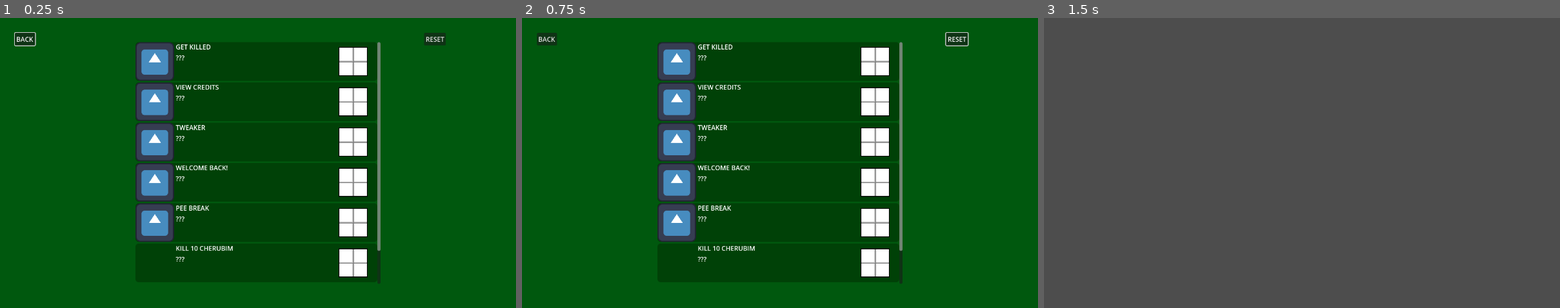
Above: before the commit, frames 1-3 (left to right).
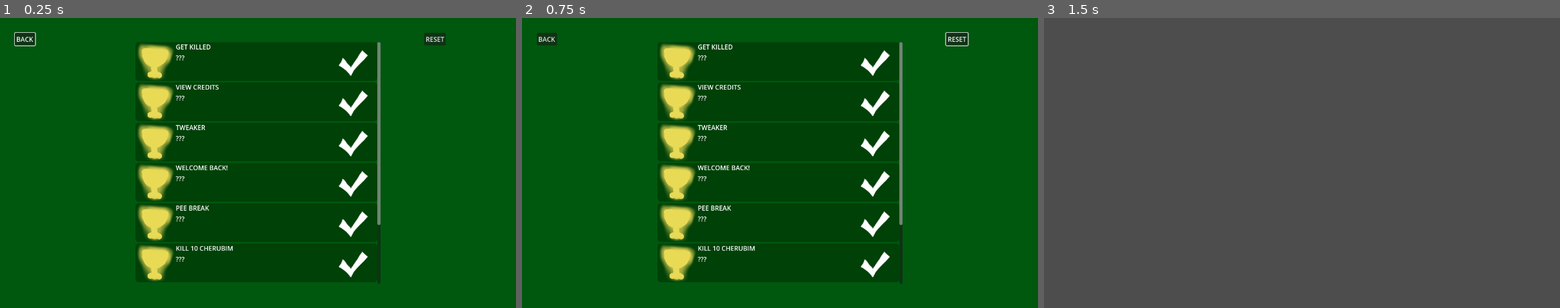
Above: after the commit, the same moments.

Repository: lucasrumney94/GodotGoneWild
Game: Godot game, scene res://UI/achievements_menu.tscn
Two runs of this game, one before a commit and one after it. Both use one fixed random seed, a clock stepped at 60 frames per second and the inputs below. This scene is started directly instead of the project's main scene. The engine's default icon, where the game draws it, is replaced by a stand-in: a white triangle on a blue panel in a dark square. A sky picture missing from this copy of the repository is replaced by a grey-blue gradient.
Inputs (mouse positions are in pixels of both pictures, inside the frame that each line leads up to):
- Up to frame 1 (0.25 s): no input
- Up to frame 2 (0.75 s): move the mouse to (893, 148) at 0.52 s; hold D (move_right) from 0.53 s (still down); click (893, 148) at 0.6 s
- Up to frame 3 (1.5 s): release D (move_right) at 1.25 s; click "BACK" at 1.25 s

The runs differ from the first frame. In frame 1, 8.3% of the frame differs, in the area x 26-74%, y 8-91%; in frame 2, 8.3%; in frame 3, nothing differs.

Commit message:
add check and trophy, add subone

Diff:
--- a/godot-wild-tower/Autoload/achievement_control.tscn
+++ b/godot-wild-tower/Autoload/achievement_control.tscn
@@ -8,10 +8,11 @@
 [ext_resource type="Resource" uid="uid://bg74tgdvosln8" path="res://UI/Achievements/Resources/view_options.tres" id="6_7cfo6"]
 [ext_resource type="Resource" uid="uid://bmijqpdsiwot7" path="res://UI/Achievements/Resources/play_twice.tres" id="7_kv655"]
 [ext_resource type="Resource" uid="uid://rqlim4er2gp8" path="res://UI/Achievements/Resources/pause_long.tres" id="8_0uayn"]
-[ext_resource type="Resource" path="res://UI/Achievements/Resources/kill_10_cherubs.tres" id="8_868mt"]
+[ext_resource type="Resource" uid="uid://csbrh5g32ripv" path="res://UI/Achievements/Resources/kill_10_cherubs.tres" id="8_868mt"]
 [ext_resource type="Resource" uid="uid://ctvd0pw2iwcs" path="res://UI/Achievements/Resources/view_stats.tres" id="10_14g8x"]
+[ext_resource type="Resource" uid="uid://bqsp1frvjk7ry" path="res://UI/Achievements/Resources/finish_sub_1.tres" id="11_t2t38"]
 
 [node name="AchievementControl" type="Node"]
 script = ExtResource("1_lvx2p")
 achievement_popup_scene = ExtResource("2_uwhnw")
-achievements = Array[ExtResource("3_wmop3")]([ExtResource("4_1sskk"), ExtResource("4_c77lf"), ExtResource("6_7cfo6"), ExtResource("7_kv655"), ExtResource("8_0uayn"), ExtResource("8_868mt"), ExtResource("10_14g8x")])
+achievements = Array[ExtResource("3_wmop3")]([ExtResource("4_1sskk"), ExtResource("4_c77lf"), ExtResource("6_7cfo6"), ExtResource("7_kv655"), ExtResource("8_0uayn"), ExtResource("8_868mt"), ExtResource("10_14g8x"), ExtResource("11_t2t38")])
--- a/godot-wild-tower/Autoload/game_events.gd
+++ b/godot-wild-tower/Autoload/game_events.gd
@@ -49,6 +49,9 @@
 
 
 func emit_level_finished_time(seconds: float):
+	if (seconds<60):
+		AchievementControl.earn_achievement("finish_sub_one")
+
 	level_finished_time.emit(seconds)
 	SaveControl.add_stat(MissionControl.current_level, "time", seconds)
 
--- /dev/null
+++ b/godot-wild-tower/UI/Achievements/Resources/finish_sub_1.tres
@@ -0,0 +1,15 @@
+[gd_resource type="Resource" script_class="Achievement" load_steps=3 format=3 uid="uid://bqsp1frvjk7ry"]
+
+[ext_resource type="Script" path="res://UI/Achievements/achievement.gd" id="1_37tgf"]
+[ext_resource type="Texture2D" uid="uid://cv1af46vlbwjd" path="res://UI/Image/trophy.png" id="1_p0its"]
+
+[resource]
+script = ExtResource("1_37tgf")
+id = "finish_sub_one"
+icon = ExtResource("1_p0its")
+title = "Quickly!"
+description = "Finish a level faster than a minute."
+stat = ""
+stat_goal = 0
+check_function = ""
+custom_string = ""
--- a/godot-wild-tower/UI/Achievements/Resources/get_killed.tres
+++ b/godot-wild-tower/UI/Achievements/Resources/get_killed.tres
@@ -1,12 +1,12 @@
-[gd_resource type="Resource" script_class="Achievement" load_steps=3 format=3 uid="uid://t8xc8d3b5cvo"]
+[gd_resource type="Resource" script_class="Achievement" load_steps=3 format=3 uid="uid://docoki0ppvpsu"]
 
-[ext_resource type="Texture2D" uid="uid://c4agc4wxn88u2" path="res://icon.svg" id="1_252g4"]
+[ext_resource type="Texture2D" uid="uid://cv1af46vlbwjd" path="res://UI/Image/trophy.png" id="1_l6loa"]
 [ext_resource type="Script" path="res://UI/Achievements/achievement.gd" id="1_y2pmg"]
 
 [resource]
 script = ExtResource("1_y2pmg")
 id = "get_killed"
-icon = ExtResource("1_252g4")
+icon = ExtResource("1_l6loa")
 title = "Get Killed"
 description = "Dante's Divine Comedy was entirely written during a single ether-drenched fugue state."
 stat = ""
--- a/godot-wild-tower/UI/Achievements/Resources/kill_10_cherubs.tres
+++ b/godot-wild-tower/UI/Achievements/Resources/kill_10_cherubs.tres
@@ -1,10 +1,12 @@
-[gd_resource type="Resource" script_class="Achievement" load_steps=2 format=3 uid="uid://ciewphe0x31tl"]
+[gd_resource type="Resource" script_class="Achievement" load_steps=3 format=3 uid="uid://csbrh5g32ripv"]
 
 [ext_resource type="Script" path="res://UI/Achievements/achievement.gd" id="1_2inll"]
+[ext_resource type="Texture2D" uid="uid://cv1af46vlbwjd" path="res://UI/Image/trophy.png" id="1_eqcls"]
 
 [resource]
 script = ExtResource("1_2inll")
 id = "kill_10_cherubim"
+icon = ExtResource("1_eqcls")
 title = "Kill 10 Cherubim"
 description = "I don't know"
 stat = ""
--- a/godot-wild-tower/UI/Achievements/Resources/pause_long.tres
+++ b/godot-wild-tower/UI/Achievements/Resources/pause_long.tres
@@ -1,12 +1,12 @@
 [gd_resource type="Resource" script_class="Achievement" load_steps=3 format=3 uid="uid://rqlim4er2gp8"]
 
 [ext_resource type="Script" path="res://UI/Achievements/achievement.gd" id="1_76ts7"]
-[ext_resource type="Texture2D" uid="uid://c4agc4wxn88u2" path="res://icon.svg" id="1_cu7l1"]
+[ext_resource type="Texture2D" uid="uid://cv1af46vlbwjd" path="res://UI/Image/trophy.png" id="1_o4est"]
 
 [resource]
 script = ExtResource("1_76ts7")
 id = "pause_long"
-icon = ExtResource("1_cu7l1")
+icon = ExtResource("1_o4est")
 title = "Pee Break"
 description = "Pause the game for more than a minute."
 stat = ""
--- a/godot-wild-tower/UI/Achievements/Resources/play_twice.tres
+++ b/godot-wild-tower/UI/Achievements/Resources/play_twice.tres
@@ -1,12 +1,12 @@
 [gd_resource type="Resource" script_class="Achievement" load_steps=3 format=3 uid="uid://bmijqpdsiwot7"]
 
-[ext_resource type="Texture2D" uid="uid://c4agc4wxn88u2" path="res://icon.svg" id="1_3xjyw"]
+[ext_resource type="Texture2D" uid="uid://cv1af46vlbwjd" path="res://UI/Image/trophy.png" id="1_ku5xt"]
 [ext_resource type="Script" path="res://UI/Achievements/achievement.gd" id="1_njiae"]
 
 [resource]
 script = ExtResource("1_njiae")
 id = "play_twice"
-icon = ExtResource("1_3xjyw")
+icon = ExtResource("1_ku5xt")
 title = "Welcome Back!"
 description = "play the game more than once."
 stat = ""
--- a/godot-wild-tower/UI/Achievements/Resources/view_credits.tres
+++ b/godot-wild-tower/UI/Achievements/Resources/view_credits.tres
@@ -1,12 +1,12 @@
 [gd_resource type="Resource" script_class="Achievement" load_steps=3 format=3 uid="uid://qbhxgfjtb32q"]
 
-[ext_resource type="Texture2D" uid="uid://c4agc4wxn88u2" path="res://icon.svg" id="1_6bvp0"]
+[ext_resource type="Texture2D" uid="uid://cv1af46vlbwjd" path="res://UI/Image/trophy.png" id="1_wvwcs"]
 [ext_resource type="Script" path="res://UI/Achievements/achievement.gd" id="2_i4y3u"]
 
 [resource]
 script = ExtResource("2_i4y3u")
 id = "view_credits"
-icon = ExtResource("1_6bvp0")
+icon = ExtResource("1_wvwcs")
 title = "View Credits"
 description = "Credits were invented by Frenchman Harold Credite"
 stat = ""
--- a/godot-wild-tower/UI/Achievements/Resources/view_options.tres
+++ b/godot-wild-tower/UI/Achievements/Resources/view_options.tres
@@ -1,12 +1,12 @@
 [gd_resource type="Resource" script_class="Achievement" load_steps=3 format=3 uid="uid://bg74tgdvosln8"]
 
-[ext_resource type="Texture2D" uid="uid://c4agc4wxn88u2" path="res://icon.svg" id="1_5bp1g"]
 [ext_resource type="Script" path="res://UI/Achievements/achievement.gd" id="1_6iohu"]
+[ext_resource type="Texture2D" uid="uid://cv1af46vlbwjd" path="res://UI/Image/trophy.png" id="1_xq554"]
 
 [resource]
 script = ExtResource("1_6iohu")
 id = "view_options"
-icon = ExtResource("1_5bp1g")
+icon = ExtResource("1_xq554")
 title = "Tweaker"
 description = "View the options menu"
 stat = ""
--- a/godot-wild-tower/UI/Achievements/Resources/view_stats.tres
+++ b/godot-wild-tower/UI/Achievements/Resources/view_stats.tres
@@ -1,12 +1,12 @@
 [gd_resource type="Resource" script_class="Achievement" load_steps=3 format=3 uid="uid://ctvd0pw2iwcs"]
 
 [ext_resource type="Script" path="res://UI/Achievements/achievement.gd" id="1_bqpcj"]
-[ext_resource type="Texture2D" uid="uid://c4agc4wxn88u2" path="res://icon.svg" id="1_kt83y"]
+[ext_resource type="Texture2D" uid="uid://cv1af46vlbwjd" path="res://UI/Image/trophy.png" id="1_kfep6"]
 
 [resource]
 script = ExtResource("1_bqpcj")
 id = "view_stats"
-icon = ExtResource("1_kt83y")
+icon = ExtResource("1_kfep6")
 title = "Numbers, Numbers, Numbers"
 description = "View the Stats Page"
 stat = ""
--- a/godot-wild-tower/UI/Achievements/achievement_panel.tscn
+++ b/godot-wild-tower/UI/Achievements/achievement_panel.tscn
@@ -2,7 +2,7 @@
 
 [ext_resource type="Script" path="res://UI/Achievements/achievement_panel.gd" id="1_nuv0b"]
 [ext_resource type="Texture2D" uid="uid://c4agc4wxn88u2" path="res://icon.svg" id="1_wbrr4"]
-[ext_resource type="Texture2D" uid="uid://dt1l7laaw1wqw" path="res://Materials/Textures/TestingGrid.png" id="2_j1v05"]
+[ext_resource type="Texture2D" uid="uid://cyfud06eoayoq" path="res://UI/Image/check.png" id="3_6y2cm"]
 
 [node name="AchievementPanel" type="PanelContainer"]
 process_mode = 3
@@ -44,5 +44,5 @@
 layout_mode = 2
 size_flags_horizontal = 4
 size_flags_vertical = 4
-texture = ExtResource("2_j1v05")
+texture = ExtResource("3_6y2cm")
 expand_mode = 1
Not shown: 1 places in godot-wild-tower/Autoload/achievement_control.tscn that only renumber resources
Binary file added: godot-wild-tower/UI/Image/check.png
Not shown, added: godot-wild-tower/UI/Image/check.png.import
Binary file added: godot-wild-tower/UI/Image/trophy.png
Not shown, added: godot-wild-tower/UI/Image/trophy.png.import
